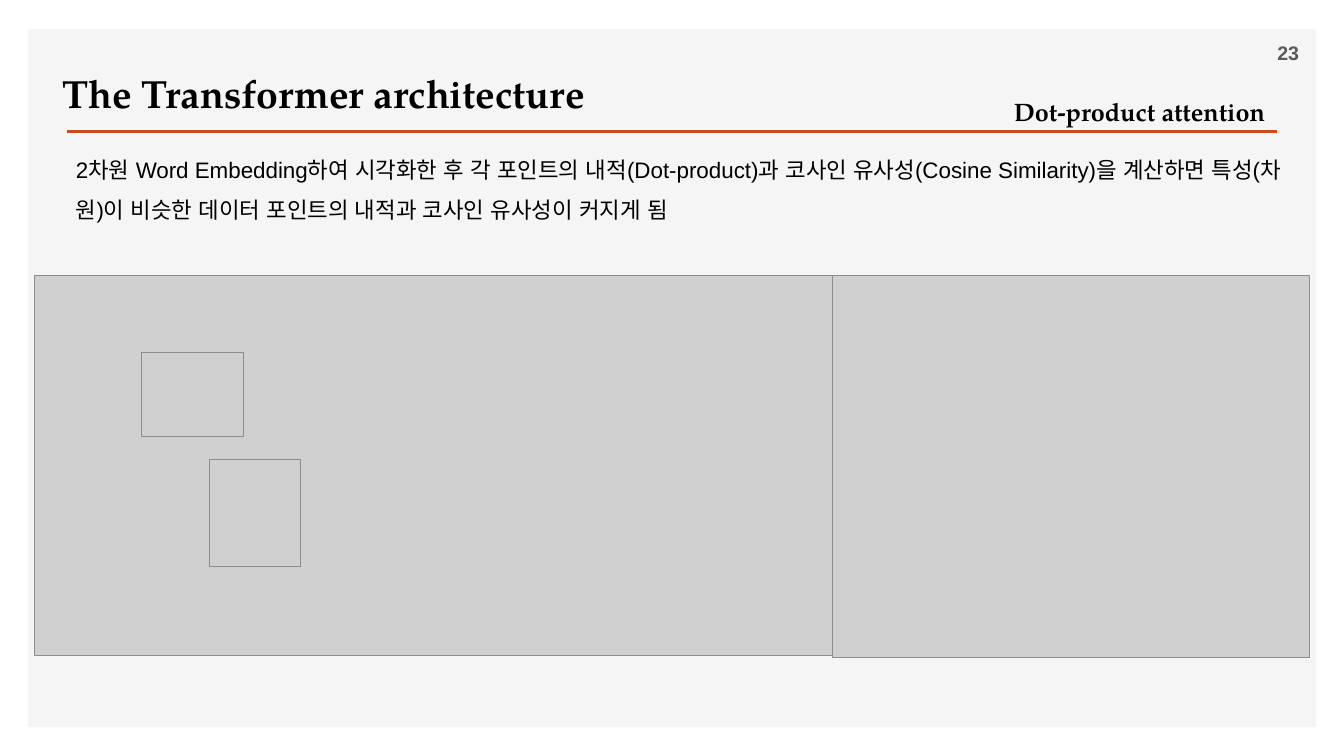
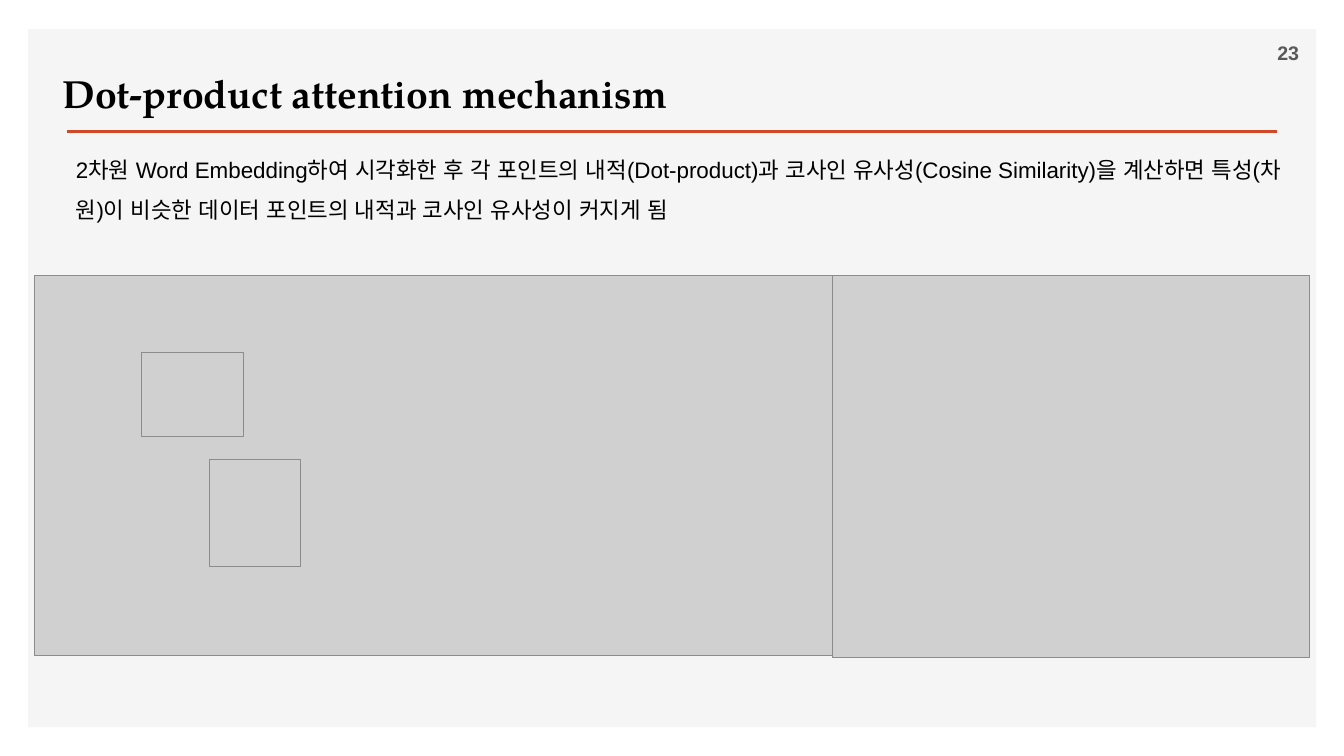
Before and after one commit to ancestor9/2026_Fall_Deep-Learning-with-Python, a slide deck: slide 23 of Chapter 15 Language models and the Transformer.pptx. Drawn at 1344x756 pixels with LibreOffice and Linux fonts; fonts in the diff are those of the drawing; grey boxes stand for pictures; background and template pictures are left out. Boxes give left, top, right and bottom in pixels: in the first picture for what was removed or moved away, otherwise in the second. Text is boxed around its words. In the diff, an @@ line names an element or a change of style, - is before the commit and + after.

```diff
--- a/Chapter 15 Language models and the Transformer.pptx
+++ b/Chapter 15 Language models and the Transformer.pptx
@@ text at box(62, 79, 666, 118): text changed @@
-The Transformer architecture
+Dot-product attention mechanism
@@ text removed at box(1014, 103, 1265, 131) @@
-Dot-product attention
```
Also in this commit, not shown: 11 other slides changed, 4 slides added.
